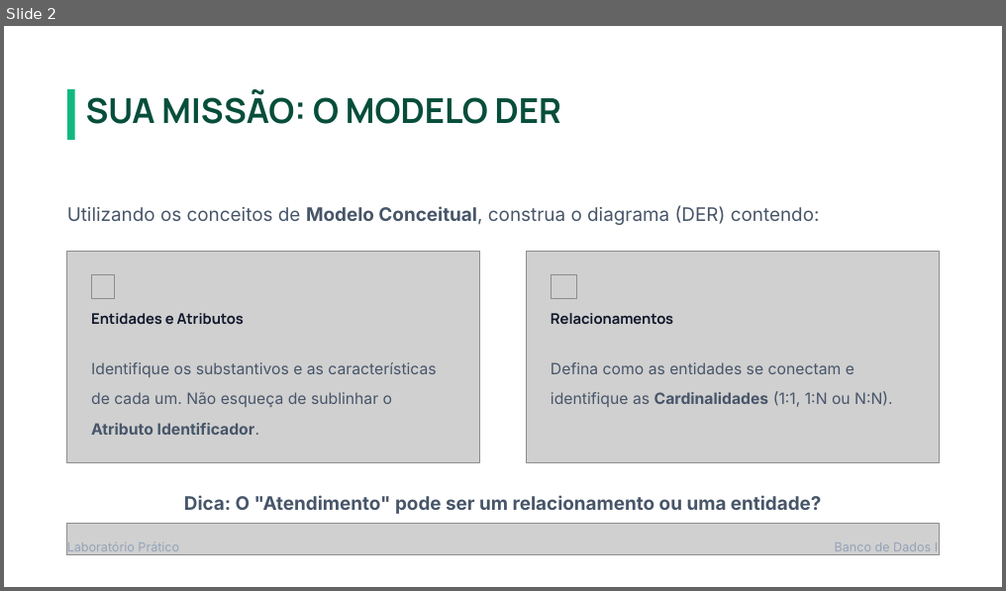
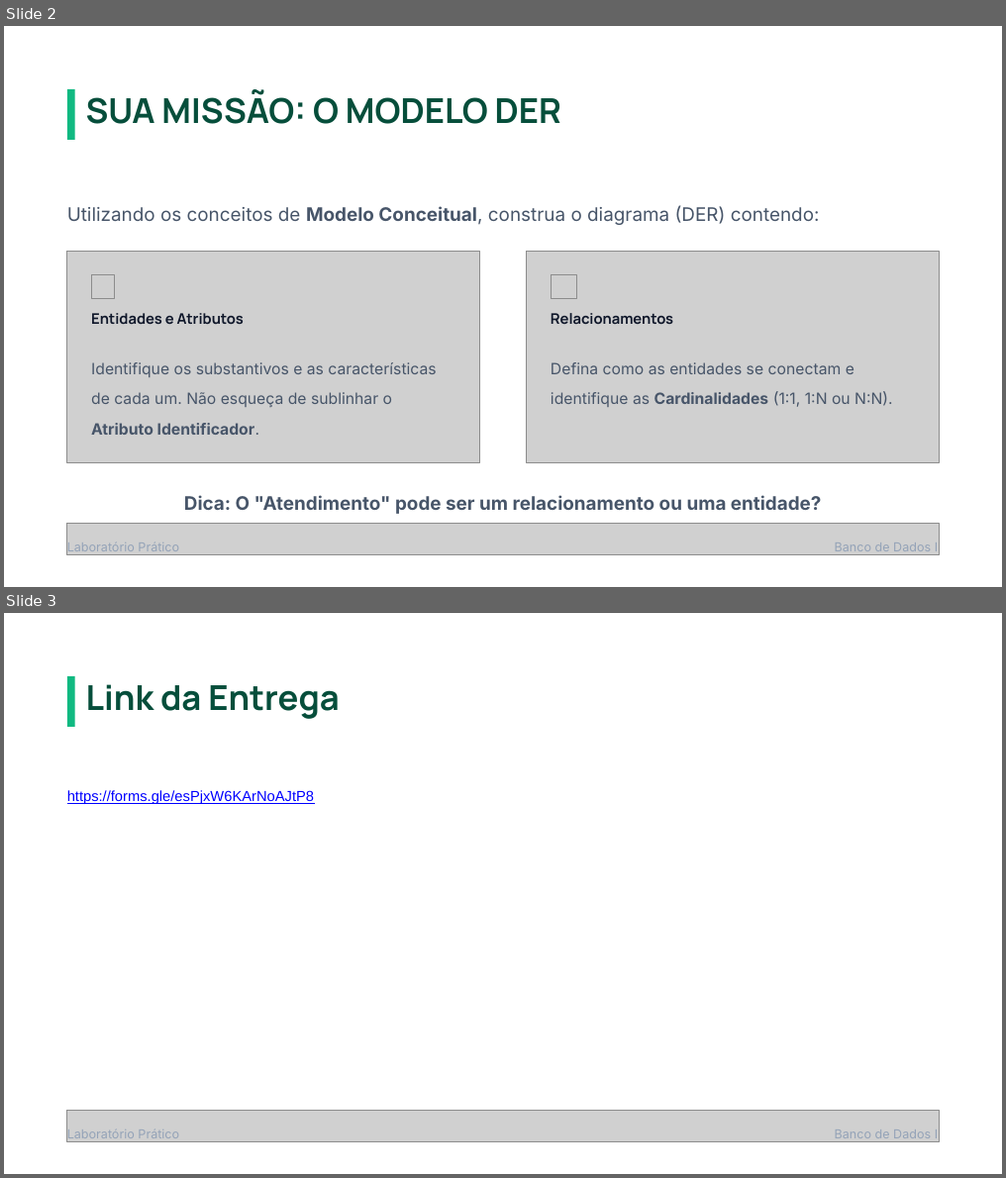
Before and after one commit to jugsa/BancoDados, a slide deck: Exercício Prático - Modelagem Conceitual.pptx. Shown one above the other, each under a label of ours: slide 2 before the commit, slides 2 and 3 after it. The pictures are 1006x591 and 1006x1178 pixels, drawn with LibreOffice and Linux fonts; fonts in the diff are those of the drawing; grey boxes stand for pictures. Boxes give left, top, right and bottom in pixels: in the first picture for what was removed or moved away, otherwise in the second. Text is boxed around its words. In the diff, an @@ line names an element or a change of style, - is before the commit and + after.

Commit message:
Com o link

```diff
--- a/Exercício Prático - Modelagem Conceitual.pptx
+++ b/Exercício Prático - Modelagem Conceitual.pptx
@@ slide 3 added at (x1=4, y1=613, x2=1002, y2=1174), background #FFFFFF @@
@@ rectangle added at (x1=67, y1=676, x2=74, y2=727), fill #10B981 @@
@@ text added at (x1=86, y1=684, x2=340, y2=719), 33 pt, text #064E3B, bold @@
+Link da Entrega
@@ text added at (x1=67, y1=790, x2=314, y2=804), 14 pt, text #0000FF, underline @@
+https://forms.gle/esPjxW6KArNoAJtP8
@@ picture added at (x1=67, y1=1111, x2=939, y2=1143) @@
@@ text added at (x1=67, y1=1130, x2=179, y2=1139), 12 pt, text #94A3B8 @@
+Laboratório Prático
@@ text added at (x1=835, y1=1130, x2=938, y2=1139), 12 pt, text #94A3B8 @@
+Banco de Dados I
```
